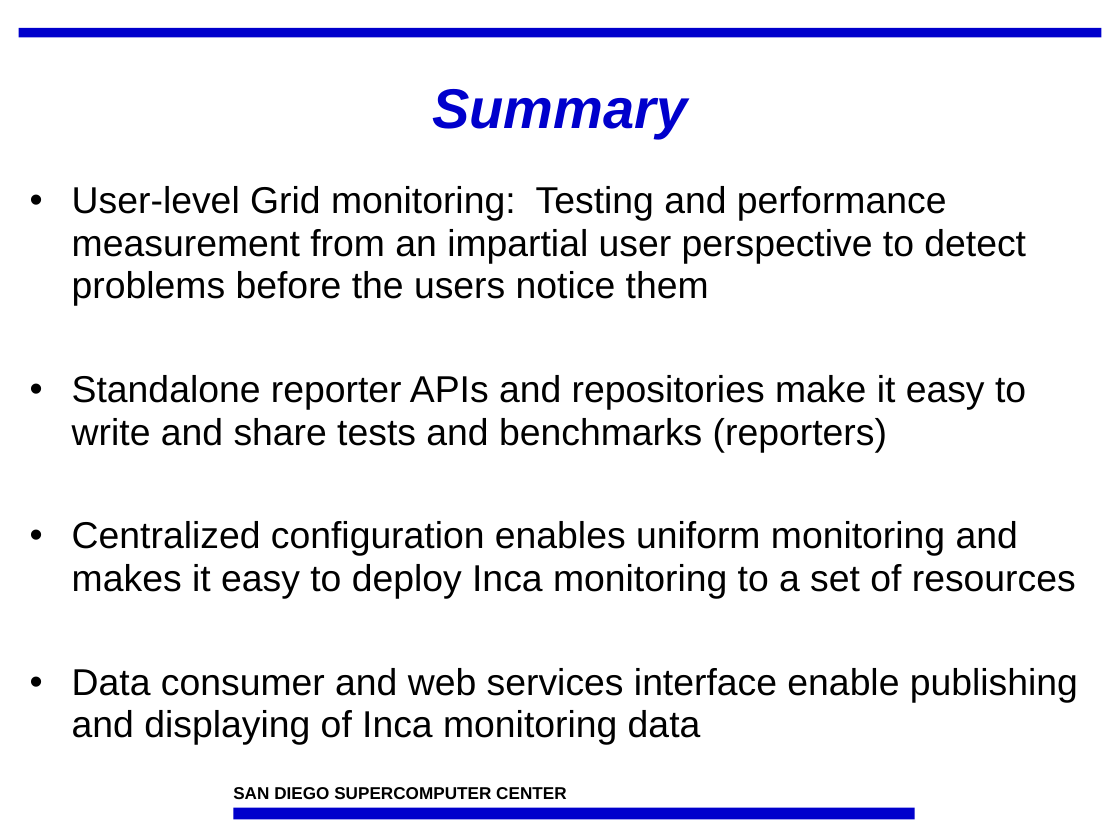
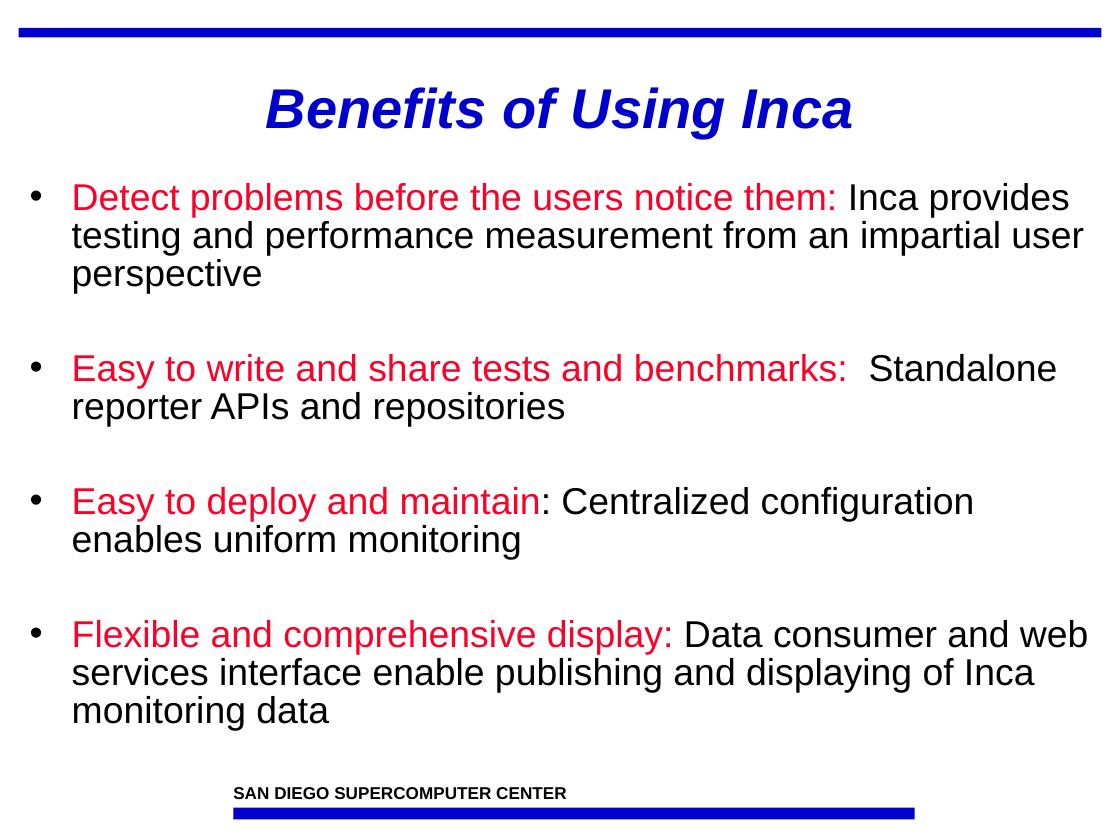
Before and after one commit to IncaProject/inca-xsede, a slide deck: slide 17 of talks/sc07/inca-sc07.ppt. Drawn at 1120x840 pixels with LibreOffice and Linux fonts; fonts in the diff are those of the drawing; background and template pictures are left out. Boxes give left, top, right and bottom in pixels: in the first picture for what was removed or moved away, otherwise in the second. Text is boxed around its words. In the diff, an @@ line names an element or a change of style, - is before the commit and + after.

```diff
--- a/talks/sc07/inca-sc07.ppt
+++ b/talks/sc07/inca-sc07.ppt
@@ title at (266, 87, 853, 138): text changed @@
-Summary
+Benefits of Using Inca
@@ text at (72, 183, 1088, 730): text changed @@
-• User-level Grid monitoring: Testing and performance measurement from an impartial user perspective to detect problems before the users notice them
-• Standalone reporter APIs and repositories make it easy to write and share tests and benchmarks (reporters)
-• Centralized configuration enables uniform monitoring and makes it easy to deploy Inca monitoring to a set of resources
-• Data consumer and web services interface enable publishing and displaying of Inca monitoring data
+• Detect problems before the users notice them: Inca provides testing and performance measurement from an impartial user perspective
+• Easy to write and share tests and benchmarks: Standalone reporter APIs and repositories
+• Easy to deploy and maintain: Centralized configuration enables uniform monitoring
+• Flexible and comprehensive display: Data consumer and web services interface enable publishing and displaying of Inca monitoring data
```
Also in this commit, not shown: 11 other slides changed, 1 slide added, 1 slide removed.
